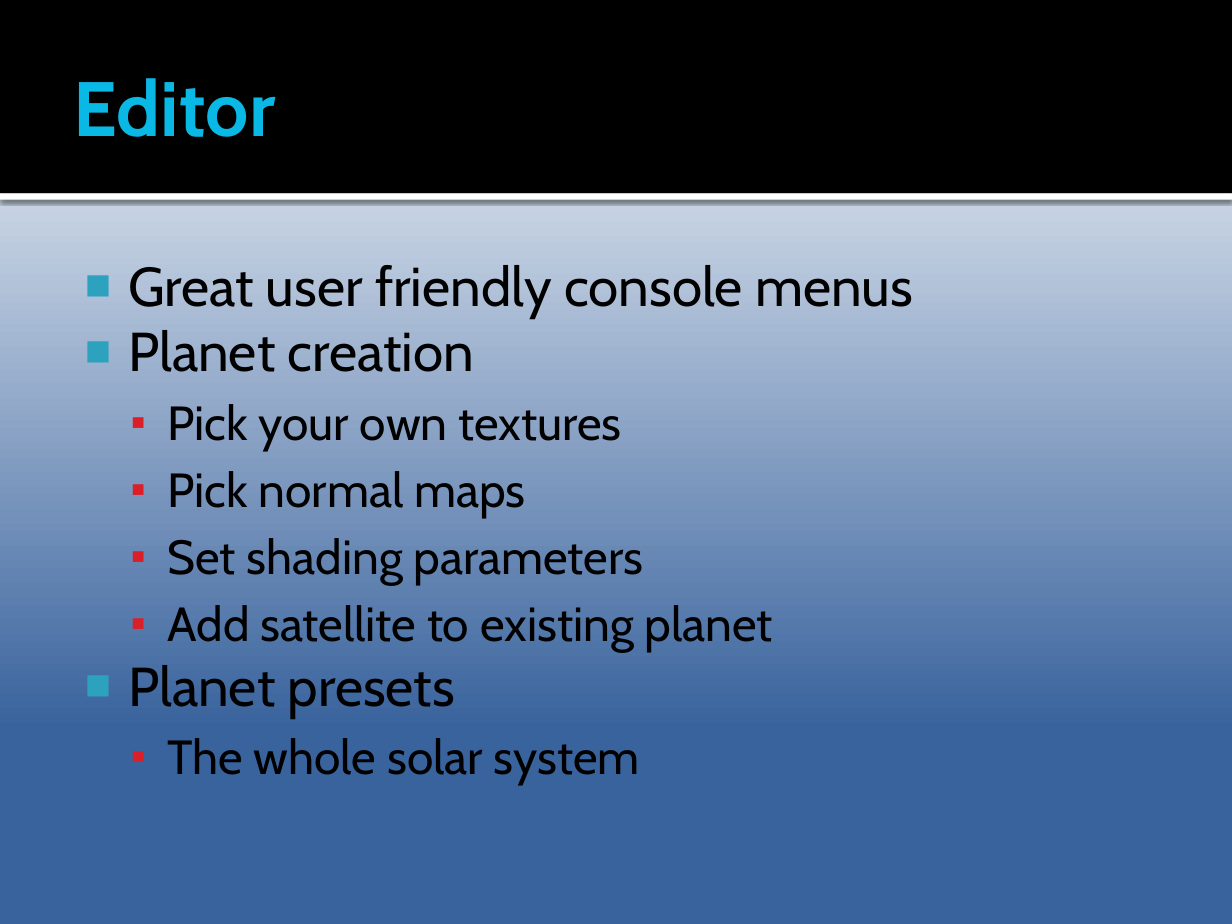
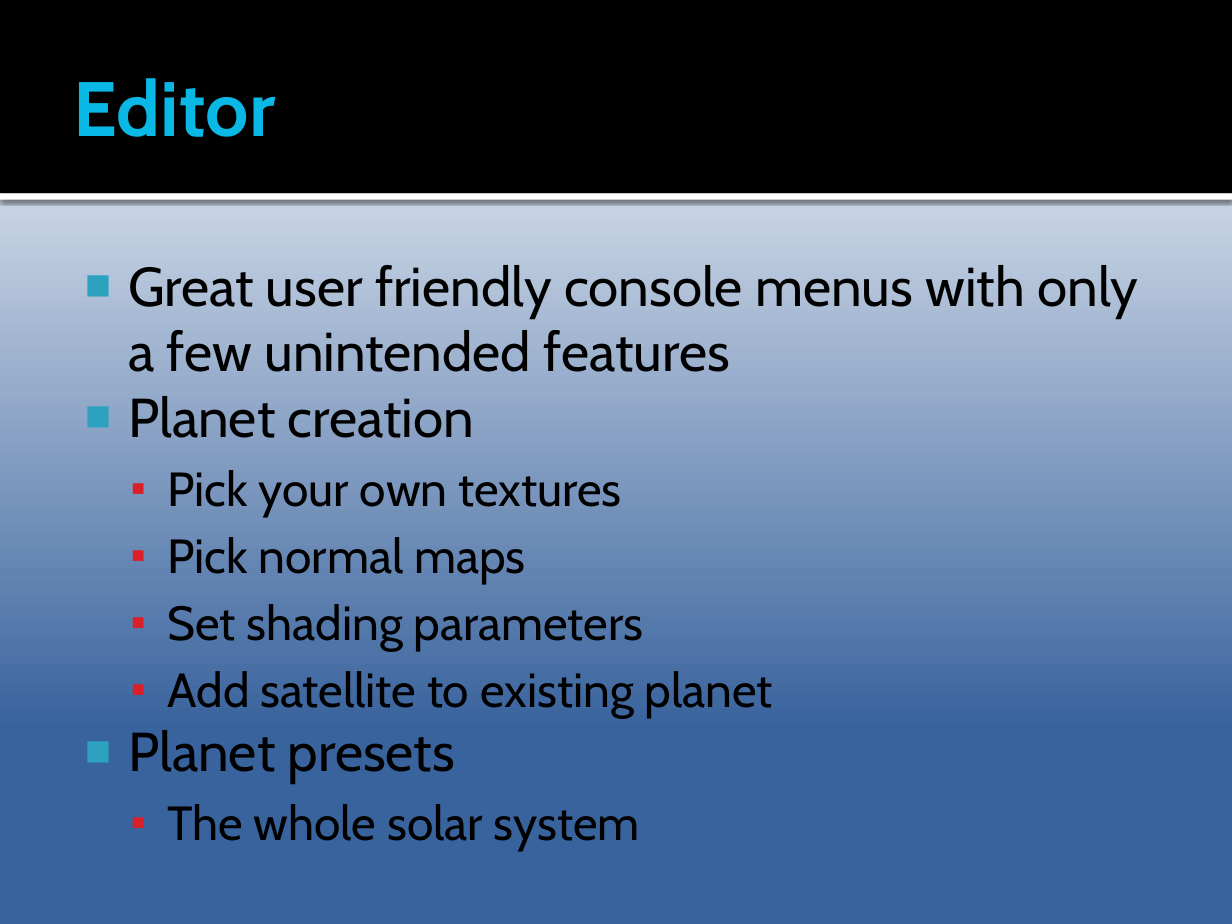
Before and after one commit to AlexanderSjoholm/CMS, a slide deck: slide 10 of Documentation/Presentation TSBK07 CMS.pptx (slide 7 before the commit). Drawn at 1232x924 pixels with LibreOffice and Linux fonts; fonts in the diff are those of the drawing. Boxes give left, top, right and bottom in pixels: in the first picture for what was removed or moved away, otherwise in the second. Text is boxed around its words. In the diff, an @@ line names an element or a change of style, - is before the commit and + after.

Commit message:
lol

```diff
--- a/Documentation/Presentation TSBK07 CMS.pptx
+++ b/Documentation/Presentation TSBK07 CMS.pptx
@@ text at <box>128,265,1138,372</box>: text changed @@
-■ Great user friendly console menus
+■ Great user friendly console menus with only a few unintended features
```
